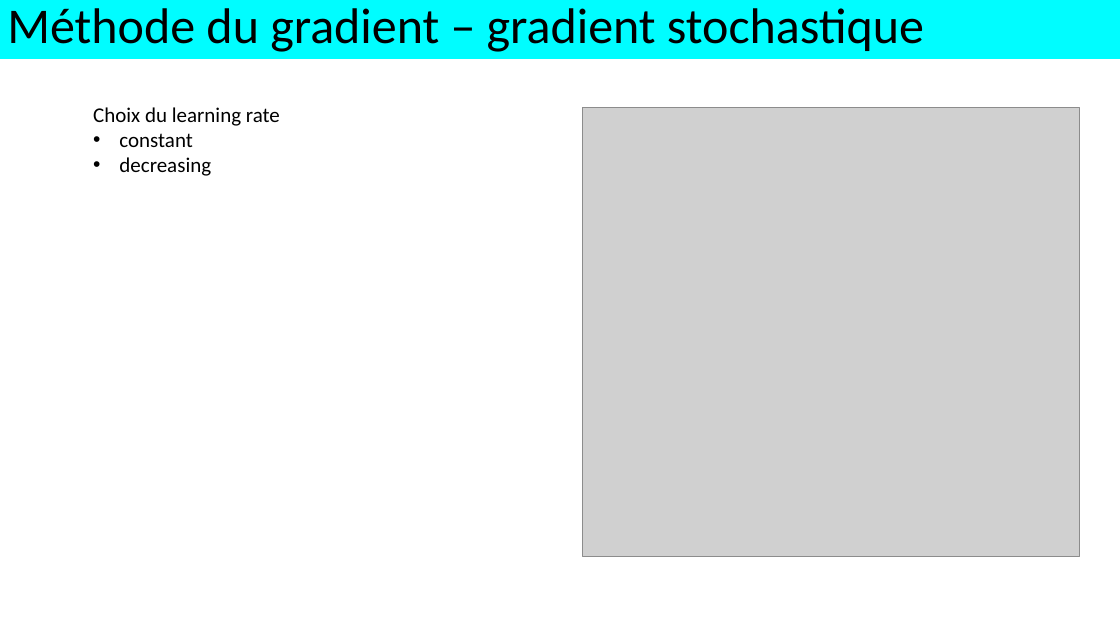
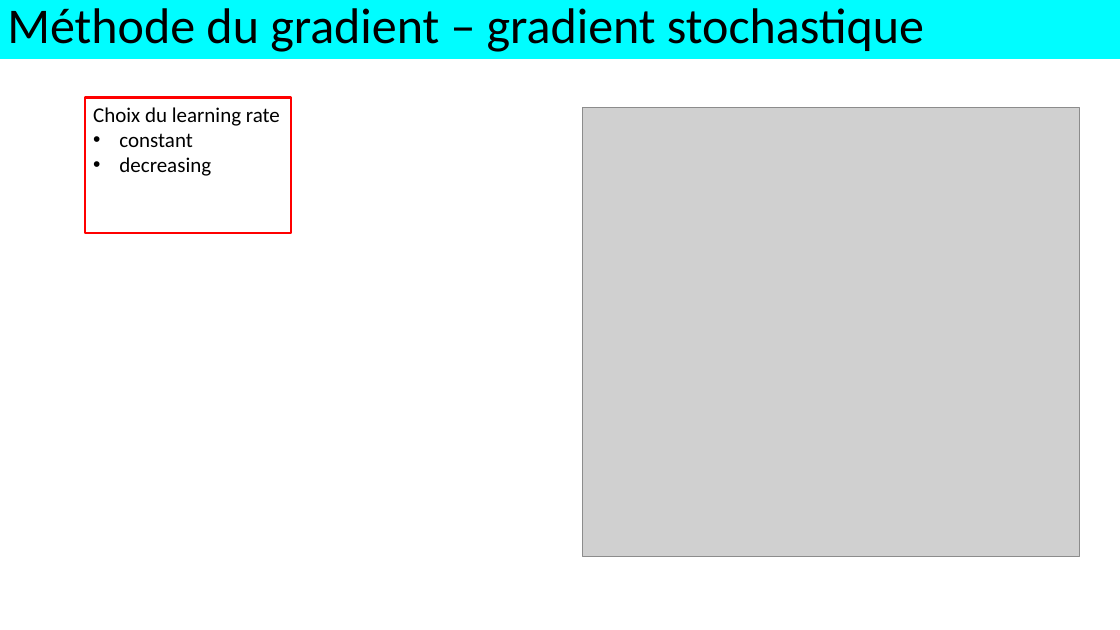
Before and after one commit to alexisperrier/XEmines_DataScience_2020, a slide deck: slide 11 of slides/XEM20_S1D6_sgd_ensembling.pptx. Drawn at 1120x630 pixels with LibreOffice and Linux fonts; fonts in the diff are those of the drawing; grey boxes stand for pictures. Boxes give left, top, right and bottom in pixels: in the first picture for what was removed or moved away, otherwise in the second. Text is boxed around its words. In the diff, an @@ line names an element or a change of style, - is before the commit and + after.

```diff
--- a/slides/XEM20_S1D6_sgd_ensembling.pptx
+++ b/slides/XEM20_S1D6_sgd_ensembling.pptx
@@ rectangle "Choix du learning rate": place and size @@
-rectangle "Choix du learning rate" at (93, 107, 280, 176)
+rectangle "Choix du learning rate" at (85, 97, 291, 234)
@@ rectangle "Choix du learning rate" at (85, 97, 291, 234): outline none to #FF0000 2.25 pt @@
```
Also in this commit, not shown: 5 other slides changed, 11 other files.
